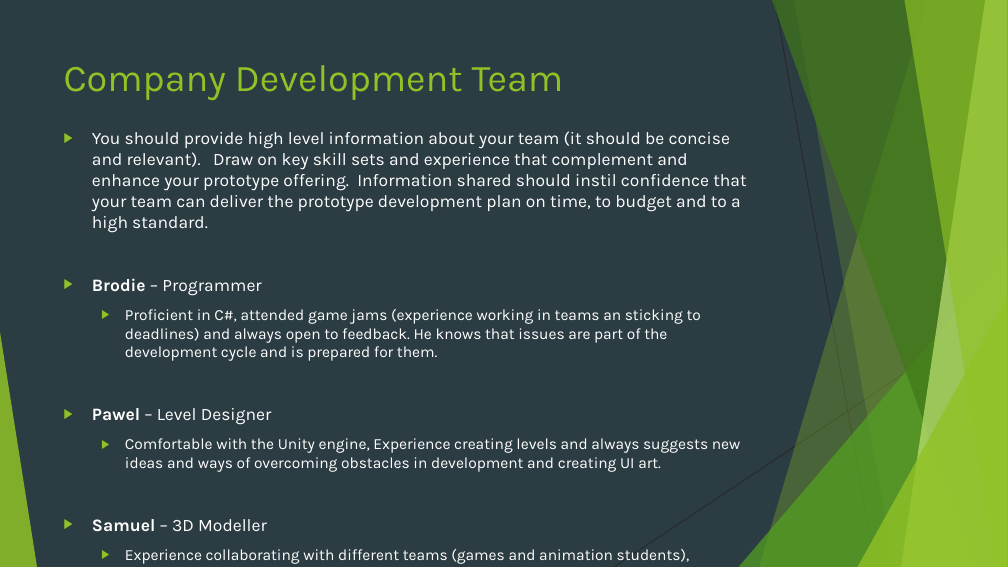
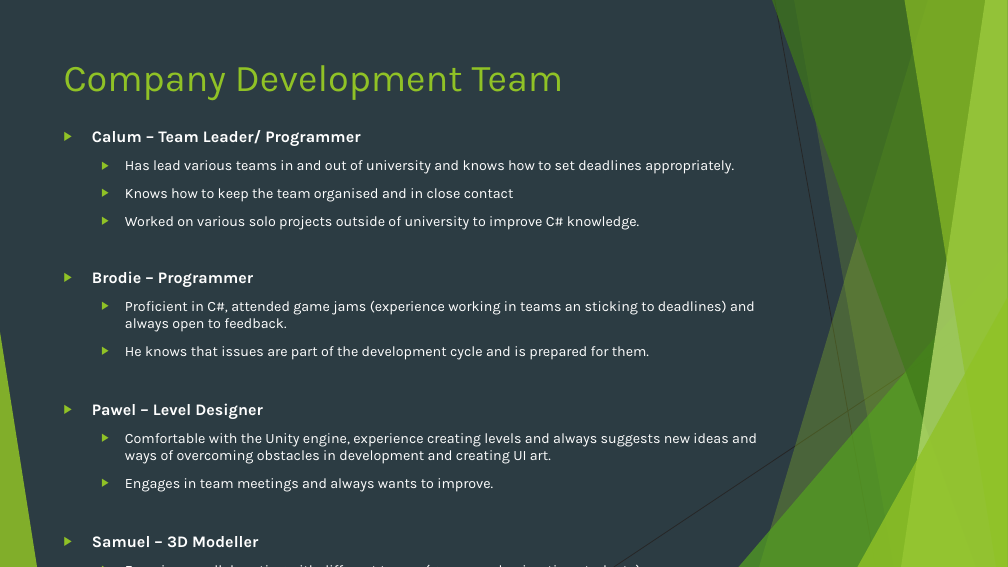
Before and after one commit to Pilokio/Tranzfuser, a slide deck: slide 8 of Virtual Pitch Presentation/Pitch.pptx. Drawn at 1008x567 pixels with LibreOffice and Linux fonts; fonts in the diff are those of the drawing. Boxes give left, top, right and bottom in pixels: in the first picture for what was removed or moved away, otherwise in the second. Text is boxed around its words. In the diff, an @@ line names an element or a change of style, - is before the commit and + after.

Commit message:
Update to pitch

```diff
--- a/Virtual Pitch Presentation/Pitch.pptx
+++ b/Virtual Pitch Presentation/Pitch.pptx
@@ text at (x1=92, y1=130, x2=734, y2=230): text changed; size 16.6 to 13.6 pt @@
-▶ You should provide high level information about your team (it should be concise and relevant). Draw on key skill sets and experience that complement and enhance your prototype offering. Information shared should instil confidence that your team can deliver the prototype development plan on time, to budget and to a high standard.
+▶ Calum – Team Leader/ Programmer
+  ▶ Has lead various teams in and out of university and knows how to set deadlines appropriately.
+  ▶ Knows how to keep the team organised and in close contact
+  ▶ Worked on various solo projects outside of university to improve C# knowledge.
@@ text at (x1=92, y1=271, x2=263, y2=547): size 16.6 to 15.3 pt in "Brodie – Programmer", "Pawel – Level Designer", "Samuel – 3D Modeller"; bold on in "– Programmer", "– Level Designer", "– 3D Modeller" @@
@@ text at (x1=125, y1=301, x2=755, y2=360): text changed; size 14.8 to 13.6 pt @@
-  ▶ Proficient in C#, attended game jams (experience working in teams an sticking to deadlines) and always open to feedback. He knows that issues are part of the development cycle and is prepared for them.
+  ▶ Proficient in C#, attended game jams (experience working in teams an sticking to deadlines) and always open to feedback.
+  ▶ He knows that issues are part of the development cycle and is prepared for them.
@@ text at (x1=125, y1=433, x2=757, y2=492): text changed; size 14.8 to 13.6 pt @@
-  ▶ Comfortable with the Unity engine, Experience creating levels and always suggests new ideas and ways of overcoming obstacles in development and creating UI art.
+  ▶ Comfortable with the Unity engine, experience creating levels and always suggests new ideas and ways of overcoming obstacles in development and creating UI art.
+  ▶ Engages in team meetings and always wants to improve.
@@ text at (x1=125, y1=549, x2=690, y2=564): text changed; size 14.8 to 13.6 pt @@
-  ▶ Experience collaborating with different teams (games and animation students), experienced in environment and character modelling and able to stick to deadlines.
+  ▶ Experience collaborating with different teams (games and animation students)
+  ▶ Experienced in environment and character modelling and able to stick to deadlines.
```
Also in this commit, not shown: 4 other slides changed.
